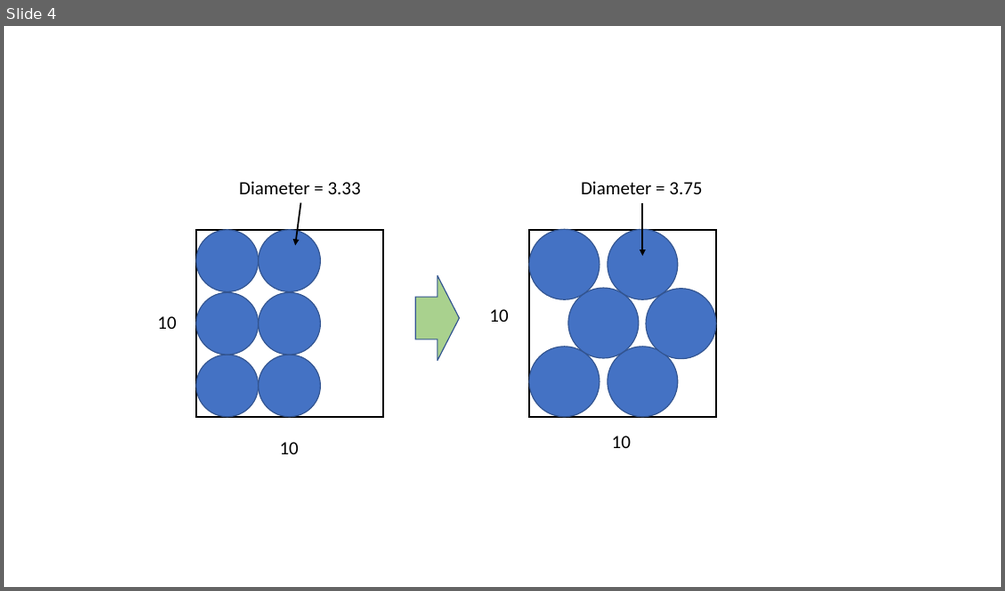
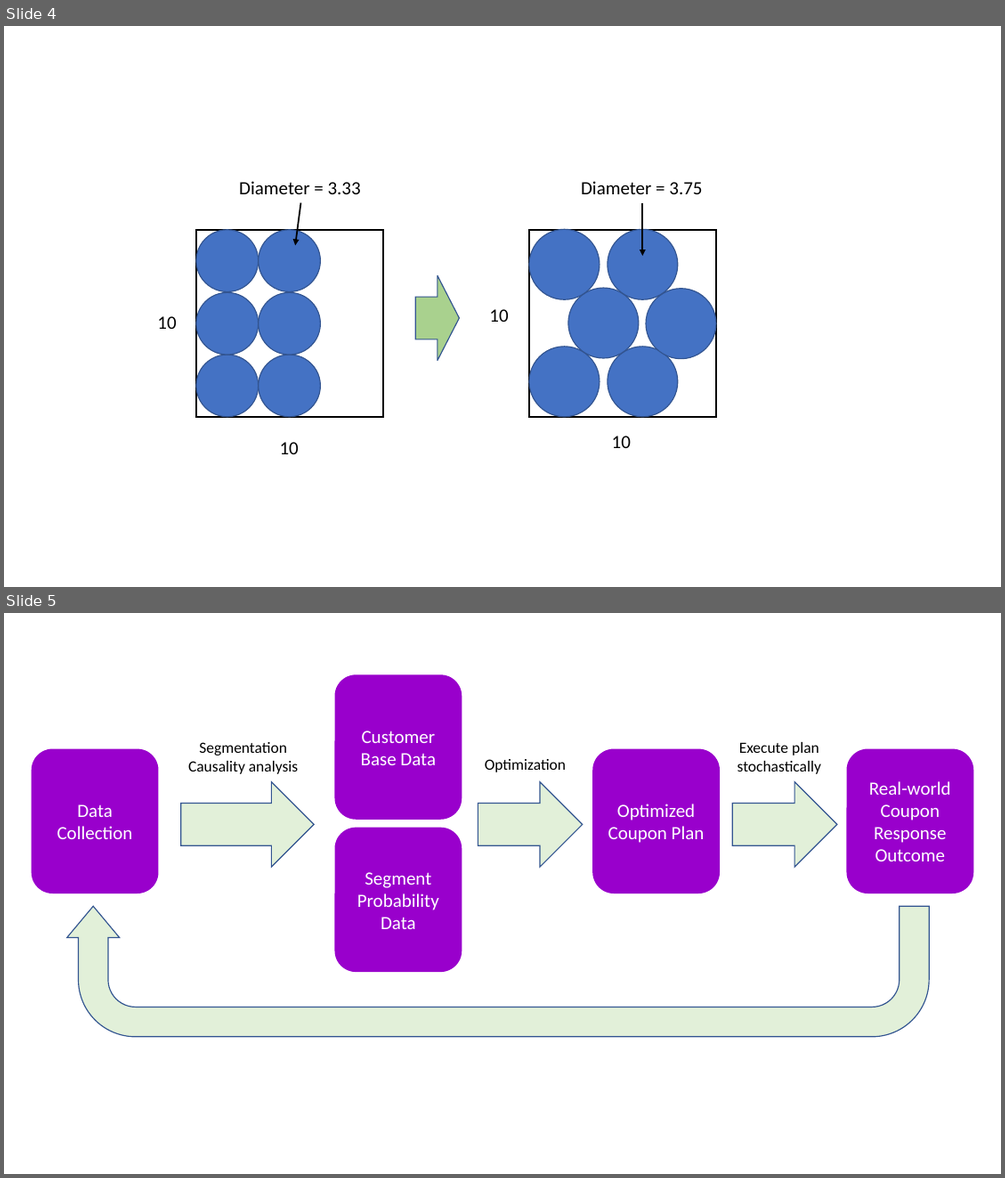
Before and after one commit to daydreamersjp/opt-coupon-dist, a slide deck: data/image/image development.pptx. Shown one above the other, each under a label of ours: slide 4 before the commit, slides 4 and 5 after it. The pictures are 1005x591 and 1005x1178 pixels, drawn with LibreOffice and Linux fonts; fonts in the diff are those of the drawing. Boxes give left, top, right and bottom in pixels: in the first picture for what was removed or moved away, otherwise in the second. Text is boxed around its words. In the diff, an @@ line names an element or a change of style, - is before the commit and + after.

```diff
--- a/data/image/image development.pptx
+++ b/data/image/image development.pptx
@@ slide 5 added at (4,613,1001,1174), background #FFFFFF @@
@@ rounded rectangle added at (334,675,461,819), fill #9900CC, 18 pt, text #FFFFFF @@
+Customer Base Data
@@ text added at (188,742,298,774), 15 pt, text #000000 @@
+Segmentation
+Causality analysis
@@ text added at (737,742,821,774), 15 pt, text #000000 @@
+Execute plan stochastically
@@ rounded rectangle added at (32,749,159,893), fill #9900CC, 18 pt, text #FFFFFF @@
+Data Collection
@@ text added at (485,759,566,772), 15 pt, text #000000 @@
+Optimization
@@ rounded rectangle added at (592,749,720,893), fill #9900CC, 18 pt, text #FFFFFF @@
+Optimized Coupon Plan
@@ rounded rectangle added at (847,749,974,893), fill #9900CC, 18 pt, text #FFFFFF @@
+Real-world Coupon Response Outcome
@@ right arrow added at (181,782,315,868), fill #E2F0D9, outline #325491 1 pt @@
@@ right arrow added at (478,782,582,868), fill #E2F0D9, outline #325491 1 pt @@
@@ right arrow added at (732,782,837,868), fill #E2F0D9, outline #325491 1 pt @@
@@ rounded rectangle added at (334,827,461,972), fill #9900CC, 18 pt, text #FFFFFF @@
+Segment Probability Data
@@ uturn arrow added at (67,906,929,1037), fill #E2F0D9, outline #325491 1 pt @@
```
Also in this commit, not shown: 1 other file.
